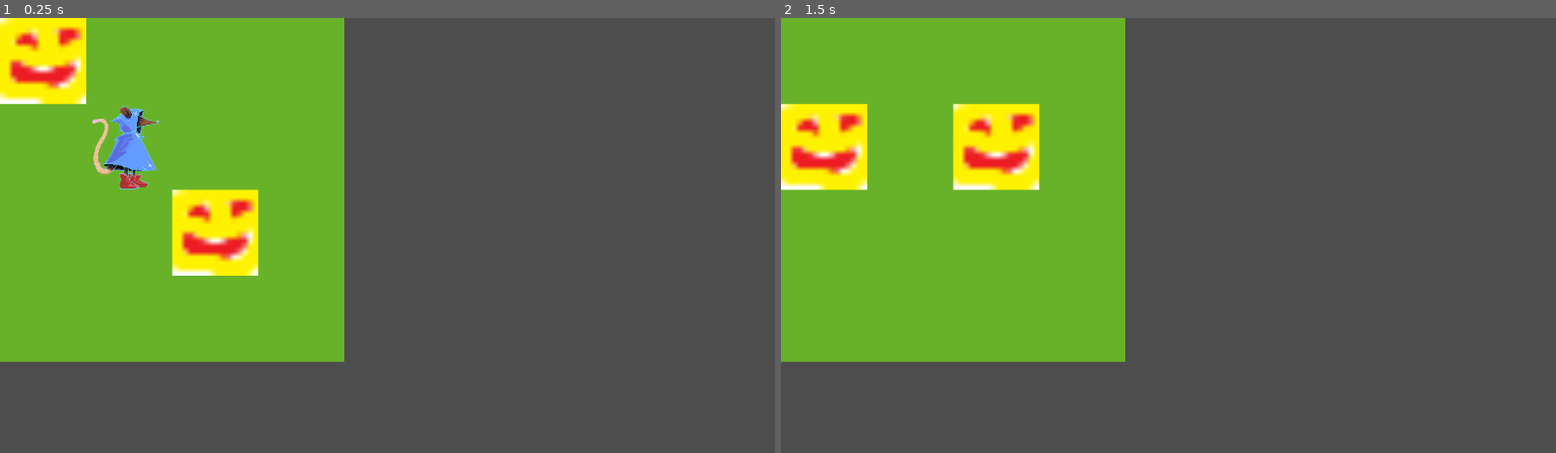
Above: before the commit, frames 1-2 (left to right).
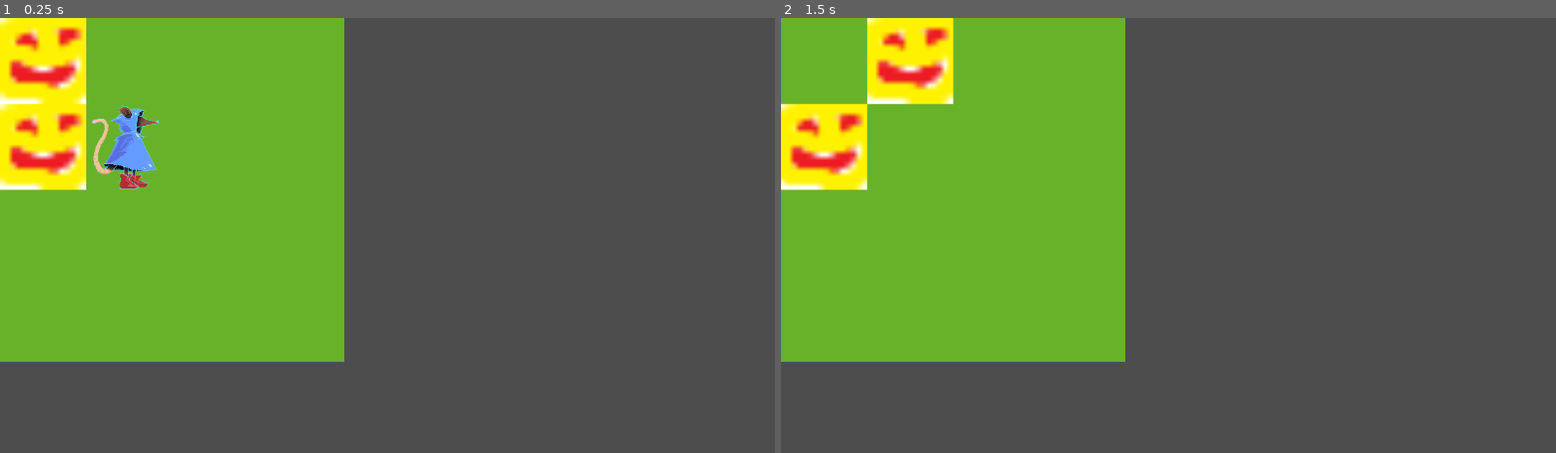
Above: after the commit, the same moments.

Repository: Sam-Goldie/Decree
Game: Godot game, scene res://Level.tscn
Two runs of this game, one before a commit and one after it. Both use one fixed random seed, a clock stepped at 60 frames per second and the inputs below.
Inputs (mouse positions are in pixels of both pictures, inside the frame that each line leads up to):
- Up to frame 1 (0.25 s): no input
- Up to frame 2 (1.5 s): click (804, 39) at 0.52 s; click (804, 126) at 1.27 s

The runs differ from the first frame. In frame 1, 4.5% of the frame differs, in the area x 0-34%, y 19-60%; in frame 2, 4.5%.
Error in both runs: Invalid access to property or key 'position' on a base object of type 'previously freed'. (res://level.gd:41)

Commit message:
Fixed bug with enemy movement

Diff:
--- a/decree/enemy.gd
+++ b/decree/enemy.gd
@@ -2,21 +2,22 @@
 
 var board_position : Vector2
 
-func move(player_pos):
-	var distance = self.position - player_pos
-	if abs(distance[0]) + abs(distance[1]) == 16:
-		return
-	elif distance[1] == 0 or abs(distance[0]) < abs(distance[1]):
-		if distance[0] < 0:
-			self.position += Vector2(16,0)
-		else:
-			self.position -= Vector2(16,0)
-	else:
-		if distance[1] < 0:
-			self.position += Vector2(0,16)
-		else:
-			self.position -= Vector2(0,16)
-	self.board_position = self.position / 16
+func move(player_pos, board):
+	var dest = self.board_position
+	var valid_offsets = [Vector2(1,0), Vector2(0,1), Vector2(-1,0), Vector2(0,-1)]
+	for offset in valid_offsets:
+		var target = self.board_position + offset
+		if target[0] < 0 or target[0] > len(board) - 1 or target[1] < 0 or target[1] > len(board) - 1 or board[target[0]][target[1]] != null:
+			continue
+		var current_dist = Vector2(abs(player_pos[0] - dest[0]), abs(player_pos[1] - dest[1]))
+		var current_total = current_dist[0] + current_dist[1]
+		var target_dist = Vector2(abs(player_pos[0] - target[0]), abs(player_pos[1] - target[1]))
+		var target_total = target_dist[0] + target_dist[1]
+		print(current_total == target_total)
+		if current_total > target_total or (current_total == target_total and abs(current_dist[0] - current_dist[1]) > abs(target_dist[0] - target_dist[1])):
+			dest = target
+	self.board_position = dest
+	self.position = dest * 16
 
 func find_targets(board, player):
 	var result = null
--- a/decree/level.gd
+++ b/decree/level.gd
@@ -9,22 +9,21 @@
 @onready
 var enemies = [enemy_scene.instantiate(), enemy_scene.instantiate()]
 @onready
-var board = [[enemies[0], null, null, null], [null, player, null, null], [null, null, enemies[1], null],[null, null, null, null]]
-
+var board = [[enemies[0], enemies[1], null, null], [null, player, null, null], [null, null, null, null],[null, null, null, null]]
 
 func _ready():
 	var terrain_layer = $Terrain
 	var navigation_layer = $Navigation
 	for i in range(board.size()):
 		for j in range(board[i].size()):
-			var current = board[i][j]
+			var current = board[j][i]
 			var tile = tile_scene.instantiate()
-			tile.position = Vector2(i * 16, j * 16)
+			tile.position = Vector2(j * 16, i * 16)
 			tile.connect("pressed", _on_tile_pressed.bind(tile.position))
 			terrain_layer.add_child(tile)
 			if current != null:
-				current.position = Vector2(i * 16, j * 16)
-				current.board_position = Vector2(i, j)
+				current.position = Vector2(j * 16, i * 16)
+				current.board_position = Vector2(j, i)
 				navigation_layer.add_child(current)
 
 
@@ -38,19 +37,31 @@
 
 
 func _on_tile_pressed(target):
+	clear_dead()
 	var board_position = player.position / 16
 	var board_dest = target / 16
 	if board[board_dest[1]][board_dest[0]] == null:
 		board[board_position[1]][board_position[0]] = null
 		board[board_dest[1]][board_dest[0]] = player
 		player.position = target
-	take_enemy_turn()
+		player.board_position = target / 16
+	take_enemy_turns()
 
-func take_enemy_turn():
-	for enemy in enemies:
+func take_enemy_turns():
+	var enemy_queue = []
+	for i in range(len(enemies)):
+		var enemy = enemies[i]
 		board[enemy.board_position[0]][enemy.board_position[1]] = null
-		enemy.move(player.position)
+		enemy.move(player.board_position, board)
 		board[enemy.board_position[0]][enemy.board_position[1]] = enemy
 		var attack_target = enemy.find_targets(board, player)
 		if attack_target != null:
 			attack_target.queue_free()
+
+func clear_dead():
+	var dead_idx = []
+	for i in range(len(enemies)):
+		if enemies[i] == null:
+			dead_idx.append(i)
+	for i in range(len(dead_idx)):
+		enemies.remove_at(dead_idx[-i-1])
